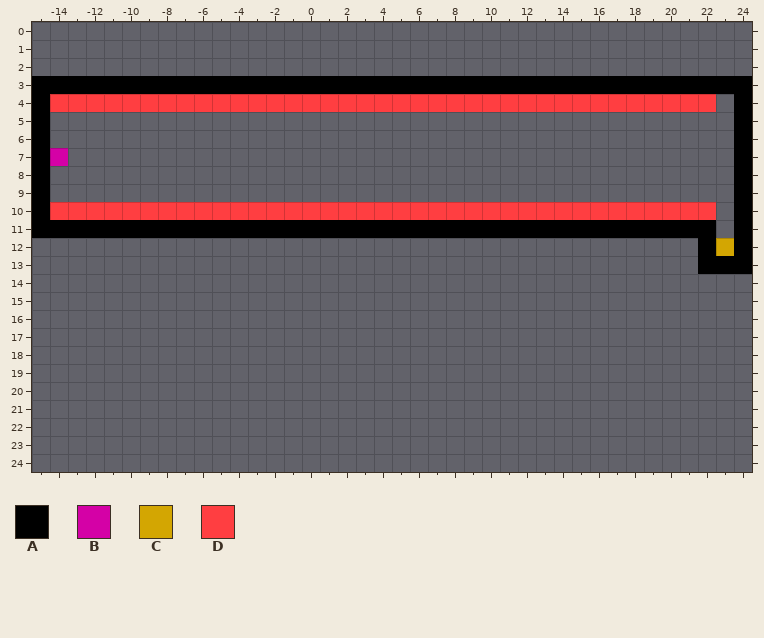
Tiled map: maps/World 1/map4.tmx. Above: the version before the commit.
Cells are 32x32 px. Shown: x -15..24, y 0..24. The old version is drawn lined up with the new one.
Key: from "basic": A 10 "Wall", B 15 "005", C 37 "027", D 41 "031".
_ is an empty cell.
Objects are placed by their top-left corner, in cells (3,4 is the top-left corner of cell 3,4); size is 1x1 cell unless given.
Layer "tiles" before, first column x -15:
 0 ________________________________________
 1 ________________________________________
 2 ________________________________________
 3 AAAAAAAAAAAAAAAAAAAAAAAAAAAAAAAAAAAAAAAA
 4 ADDDDDDDDDDDDDDDDDDDDDDDDDDDDDDDDDDDDD_A
 5 A______________________________________A
 6 A______________________________________A
 7 AB_____________________________________A
 8 A______________________________________A
 9 A______________________________________A
10 ADDDDDDDDDDDDDDDDDDDDDDDDDDDDDDDDDDDDD_A
11 AAAAAAAAAAAAAAAAAAAAAAAAAAAAAAAAAAAAAA_A
12 _____________________________________ACA
13 _____________________________________AAA
14 ________________________________________
15 ________________________________________
16 ________________________________________
17 ________________________________________
18 ________________________________________
19 ________________________________________
20 ________________________________________
21 ________________________________________
22 ________________________________________
23 ________________________________________
24 ________________________________________
After the commit:
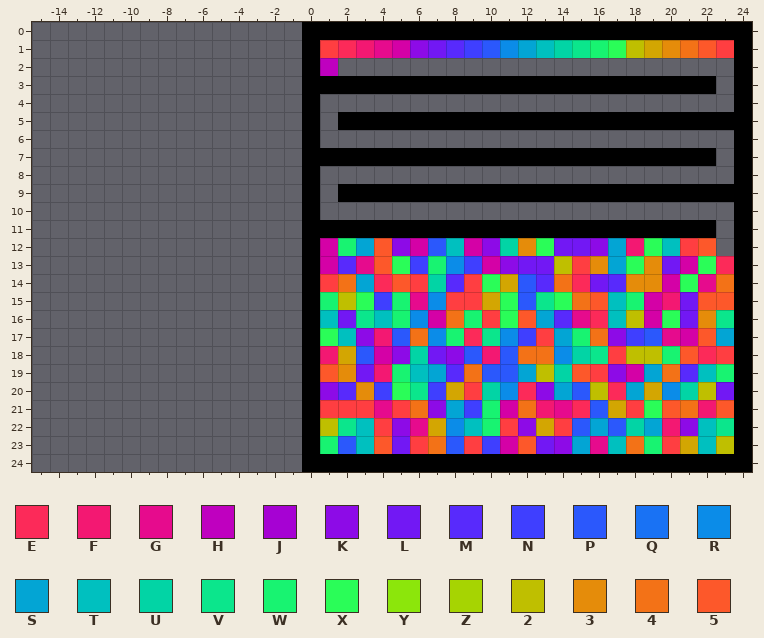
Further tiles: from "basic": E 12 "002", F 13 "003", G 14 "004", H 16 "006", J 17 "007", K 18 "008", L 19 "009", M 20 "010", N 21 "011", P 22 "012", Q 23 "013", R 24 "014", S 25 "015", T 26 "016", U 27 "017", V 28 "018", W 29 "019", X 30 "020", Y 34 "024", Z 35 "025", 2 36 "026", 3 38 "028", 4 39 "029", 5 40 "030".
Difference:
Changed rows in their new state; . is an unchanged cell.
map size 40x11 -> 25x25 cells (old content now starts at -15,3; both pictures use the new coordinates)
Layer "tiles":
first column x -15:
 0 ...............AAAAAAAAAAAAAAAAAAAAAAAAA
 1 ...............AD.FGUVWX2C34MNPQJKMNYZ.A
 2 ...............A.......................A
 3 _______________......................._.
 4 _______________A______________________..
 5 _..............A.AAAAAAAAAAAAAAAAAAAAAA.
 6 _..............A........................
 7 __.............AAAAAAAAAAAAAAAAAAAAAAA..
 8 _..............A........................
 9 _..............A.AAAAAAAAAAAAAAAAAAAAAA.
10 _______________A______________________..
11 _______________.........................
12 ...............A..........DD.....D..D__.
13 ...............A.DD..D.DD....D.D..D.._D.
14 ...............A...D..DDD.D.D.D.DDD..D.A
15 ...............A.D.D.DDD.D..D......D...A
16 ...............A..D..D...D...DDD.D...DDA
17 ...............A...D..D.DDDD.....D.D...A
18 ...............ADD...D...D...DDDDDD..D.A
19 ...............A.D.D...D....DD......D..A
20 ...............A.DDD.DDD.DDD...DD.DDDD.A
21 ...............A...D....D...DDD.DD...D.A
22 ...............ADD.D.DDD..D.DD...D.D..DA
23 ...............A.........D.....D....D..A
24 ...............AAAAAAAAAAAAAAAAAAAAAAAAA
Layer "objects" (added):
added: D "S1" at 1,1
added: E "S2" at 2,1
added: F "S8" at 3,1
added: G "S6" at 4,1
added: B "C6" at 5,1
added: K "C9" at 6,1
added: L "C8" at 7,1
added: M "S11" at 8,1
added: N "S3" at 9,1
added: P "C10" at 10,1
added: R "S5" at 11,1
added: S "C3" at 12,1
added: T "C4" at 13,1
added: U "S12" at 14,1
added: V "S10" at 15,1
added: W "C2" at 16,1
added: X "C11" at 17,1
added: 2 "S4" at 18,1
added: C "S7" at 19,1
added: 3 "S9" at 20,1
added: 4 "C1" at 21,1
added: 5 "C5" at 22,1
added: D "C7" at 23,1
added: H "Start" at 1,2
added: W "C2" at 2,12
added: S "C3" at 3,12
added: T "C4" at 8,12
added: T "C4" at 20,12
added: 5 "C5" at 4,12
added: 5 "C5" at 22,12
added: B "C6" at 1,12
added: B "C6" at 6,12
added: B "C6" at 9,12
added: L "C8" at 15,12
added: L "C8" at 14,12
added: K "C9" at 5,12
added: K "C9" at 10,12
added: K "C9" at 16,12
added: P "C10" at 7,12
added: X "C11" at 13,12
added: X "C11" at 19,12
added: S "C3" at 17,12
added: D "S1" at 21,12
added: F "S8" at 18,12
added: 3 "S9" at 12,12
added: U "S12" at 11,12
added: W "C2" at 7,13
added: 5 "C5" at 4,13
added: B "C6" at 1,13
added: B "C6" at 10,13
added: B "C6" at 21,13
added: D "C7" at 15,13
added: L "C8" at 20,13
added: L "C8" at 13,13
added: L "C8" at 12,13
added: K "C9" at 11,13
added: X "C11" at 5,13
added: X "C11" at 22,13
added: X "C11" at 18,13
added: S "C3" at 17,13
added: E "S2" at 23,13
added: N "S3" at 6,13
added: N "S3" at 9,13
added: 2 "S4" at 14,13
added: R "S5" at 8,13
added: G "S6" at 3,13
added: 3 "S9" at 19,13
added: 3 "S9" at 16,13
added: M "S11" at 2,13
added: 4 "C1" at 2,14
added: 4 "C1" at 23,14
added: 4 "C1" at 14,14
added: S "C3" at 3,14
added: 5 "C5" at 5,14
added: B "C6" at 20,14
added: D "C7" at 1,14
added: D "C7" at 6,14
added: L "C8" at 16,14
added: P "C10" at 12,14
added: X "C11" at 10,14
added: X "C11" at 21,14
added: D "S1" at 9,14
added: E "S2" at 4,14
added: E "S2" at 15,14
added: G "S6" at 22,14
added: C "S7" at 11,14
added: 3 "S9" at 19,14
added: 3 "S9" at 18,14
added: M "S11" at 8,14
added: M "S11" at 13,14
added: M "S11" at 17,14
added: U "S12" at 7,14
added: 4 "C1" at 15,15
added: W "C2" at 1,15
added: W "C2" at 5,15
added: W "C2" at 18,15
added: T "C4" at 17,15
added: 5 "C5" at 23,15
added: 5 "C5" at 22,15
added: 5 "C5" at 16,15
added: B "C6" at 19,15
added: D "C7" at 9,15
added: L "C8" at 21,15
added: P "C10" at 12,15
added: X "C11" at 3,15
added: X "C11" at 11,15
added: X "C11" at 14,15
added: D "S1" at 8,15
added: N "S3" at 4,15
added: 2 "S4" at 2,15
added: R "S5" at 7,15
added: G "S6" at 6,15
added: C "S7" at 10,15
added: F "S8" at 20,15
added: V "S10" at 13,15
added: 4 "C1" at 8,16
added: W "C2" at 5,16
added: W "C2" at 9,16
added: S "C3" at 13,16
added: T "C4" at 1,16
added: T "C4" at 4,16
added: T "C4" at 17,16
added: 5 "C5" at 12,16
added: B "C6" at 7,16
added: B "C6" at 19,16
added: L "C8" at 2,16
added: L "C8" at 21,16
added: X "C11" at 11,16
added: X "C11" at 20,16
added: D "S1" at 10,16
added: E "S2" at 16,16
added: 2 "S4" at 18,16
added: R "S5" at 6,16
added: G "S6" at 15,16
added: 3 "S9" at 22,16
added: V "S10" at 23,16
added: V "S10" at 3,16
added: M "S11" at 14,16
added: 4 "C1" at 6,17
added: 4 "C1" at 16,17
added: W "C2" at 8,17
added: W "C2" at 15,17
added: S "C3" at 14,17
added: S "C3" at 23,17
added: T "C4" at 2,17
added: 5 "C5" at 22,17
added: B "C6" at 21,17
added: D "C7" at 13,17
added: K "C9" at 3,17
added: K "C9" at 17,17
added: P "C10" at 19,17
added: X "C11" at 1,17
added: P "C10" at 5,17
added: E "S2" at 9,17
added: N "S3" at 12,17
added: N "S3" at 18,17
added: R "S5" at 11,17
added: R "S5" at 7,17
added: G "S6" at 20,17
added: F "S8" at 4,17
added: V "S10" at 10,17
added: 4 "C1" at 12,18
added: 4 "C1" at 13,18
added: W "C2" at 20,18
added: 5 "C5" at 21,18
added: B "C6" at 4,18
added: D "C7" at 23,18
added: L "C8" at 7,18
added: K "C9" at 5,18
added: K "C9" at 8,18
added: P "C10" at 3,18
added: P "C10" at 9,18
added: P "C10" at 11,18
added: D "S1" at 17,18
added: E "S2" at 22,18
added: 2 "S4" at 19,18
added: 2 "S4" at 18,18
added: R "S5" at 14,18
added: C "S7" at 2,18
added: F "S8" at 1,18
added: F "S8" at 10,18
added: V "S10" at 16,18
added: U "S12" at 15,18
added: U "S12" at 6,18
added: 4 "C1" at 20,19
added: 4 "C1" at 9,19
added: W "C2" at 5,19
added: W "C2" at 23,19
added: S "C3" at 7,19
added: S "C3" at 12,19
added: S "C3" at 19,19
added: T "C4" at 6,19
added: T "C4" at 22,19
added: 5 "C5" at 1,19
added: 5 "C5" at 15,19
added: B "C6" at 18,19
added: D "C7" at 16,19
added: L "C8" at 3,19
added: P "C10" at 10,19
added: P "C10" at 11,19
added: K "C9" at 17,19
added: 2 "S4" at 13,19
added: F "S8" at 4,19
added: 3 "S9" at 2,19
added: M "S11" at 8,19
added: M "S11" at 21,19
added: U "S12" at 14,19
added: S "C3" at 14,20
added: S "C3" at 18,20
added: D "C7" at 9,20
added: L "C8" at 23,20
added: K "C9" at 1,20
added: K "C9" at 13,20
added: P "C10" at 15,20
added: X "C11" at 5,20
added: E "S2" at 17,20
added: E "S2" at 12,20
added: N "S3" at 4,20
added: N "S3" at 7,20
added: 2 "S4" at 22,20
added: 2 "S4" at 16,20
added: R "S5" at 20,20
added: R "S5" at 11,20
added: C "S7" at 19,20
added: C "S7" at 8,20
added: 3 "S9" at 3,20
added: V "S10" at 6,20
added: M "S11" at 2,20
added: U "S12" at 21,20
added: U "S12" at 10,20
added: 4 "C1" at 21,21
added: 4 "C1" at 6,21
added: 4 "C1" at 12,21
added: W "C2" at 10,21
added: S "C3" at 8,21
added: 5 "C5" at 23,21
added: 5 "C5" at 20,21
added: B "C6" at 11,21
added: D "C7" at 1,21
added: D "C7" at 2,21
added: D "C7" at 3,21
added: D "C7" at 5,21
added: K "C9" at 7,21
added: P "C10" at 16,21
added: X "C11" at 19,21
added: D "S1" at 18,21
added: E "S2" at 15,21
added: N "S3" at 9,21
added: G "S6" at 4,21
added: G "S6" at 14,21
added: C "S7" at 17,21
added: F "S8" at 13,21
added: F "S8" at 22,21
added: W "C2" at 10,22
added: S "C3" at 16,22
added: S "C3" at 19,22
added: T "C4" at 3,22
added: T "C4" at 9,22
added: T "C4" at 22,22
added: K "C9" at 5,22
added: K "C9" at 12,22
added: K "C9" at 21,22
added: P "C10" at 15,22
added: P "C10" at 17,22
added: D "S1" at 4,22
added: D "S1" at 11,22
added: D "S1" at 14,22
added: 2 "S4" at 1,22
added: R "S5" at 8,22
added: G "S6" at 6,22
added: C "S7" at 13,22
added: C "S7" at 7,22
added: F "S8" at 20,22
added: V "S10" at 23,22
added: V "S10" at 2,22
added: U "S12" at 18,22
added: C "Flag" at 23,23
added: 4 "C1" at 18,23
added: 4 "C1" at 7,23
added: W "C2" at 1,23
added: W "C2" at 19,23
added: S "C3" at 15,23
added: T "C4" at 3,23
added: T "C4" at 22,23
added: T "C4" at 17,23
added: 5 "C5" at 4,23
added: 5 "C5" at 12,23
added: B "C6" at 11,23
added: D "C7" at 6,23
added: D "C7" at 9,23
added: D "C7" at 20,23
added: L "C8" at 5,23
added: L "C8" at 13,23
added: K "C9" at 14,23
added: P "C10" at 2,23
added: P "C10" at 8,23
added: N "S3" at 10,23
added: G "S6" at 16,23
added: C "S7" at 21,23
added: 2 "Flag" at 23,23
